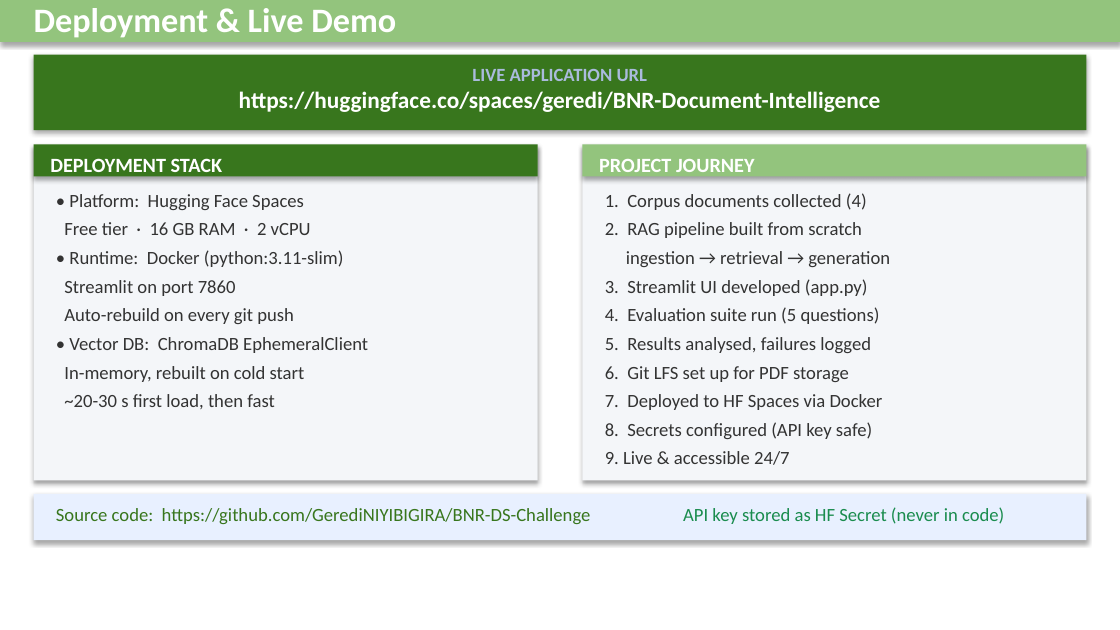
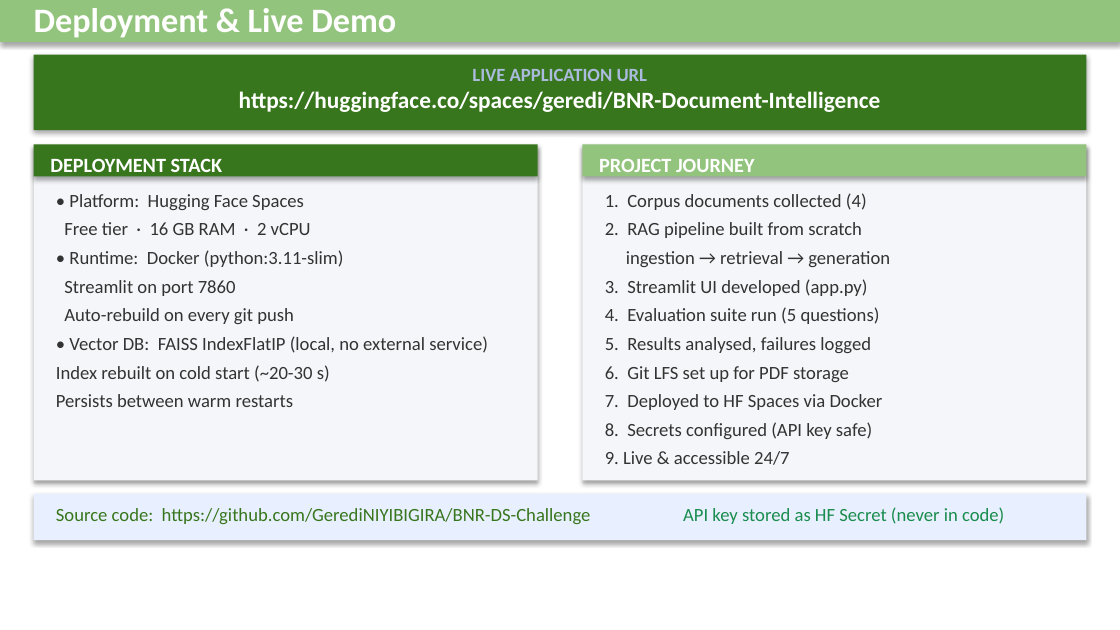
Before and after one commit to GerediNIYIBIGIRA/BNR-DS-Challenge, a slide deck: slide 7 of BNR-DS-Challenge-Geredi-Niyibigira.pptx. Drawn at 1120x630 pixels with LibreOffice and Linux fonts; fonts in the diff are those of the drawing. Boxes give left, top, right and bottom in pixels: in the first picture for what was removed or moved away, otherwise in the second. Text is boxed around its words. In the diff, an @@ line names an element or a change of style, - is before the commit and + after.

Commit message:
Replace ChromaDB with FAISS and fix evaluation pipeline
- src/retriever.py: replaced ChromaDB (segfaulting Rust binary) with
  FAISS IndexFlatIP; cosine similarity via L2-normalised inner product;
  index persists to chroma_db/*.faiss + *.pkl
- requirements.txt: chromadb -> faiss-cpu>=1.7.0
- README.md: updated architecture diagram, design choices table, and
  project structure to reflect FAISS
- evaluation/run_evaluation.py: fixed Windows cp1252 Unicode encoding
  errors (replaced non-ASCII box-drawing and check/cross chars)
- BNR-DS-Challenge-Geredi-Niyibigira.pptx: updated slides to reflect
  FAISS migration and real evaluation results (4/5 pass)

```diff
--- a/BNR-DS-Challenge-Geredi-Niyibigira.pptx
+++ b/BNR-DS-Challenge-Geredi-Niyibigira.pptx
@@ text at box(56, 336, 488, 407): text changed @@
-• Vector DB: ChromaDB EphemeralClient
-In-memory, rebuilt on cold start
-~20-30 s first load, then fast
+• Vector DB: FAISS IndexFlatIP (local, no external service)
+Index rebuilt on cold start (~20-30 s)
+Persists between warm restarts
```
Also in this commit, not shown: 5 other slides changed, 4 other files.
